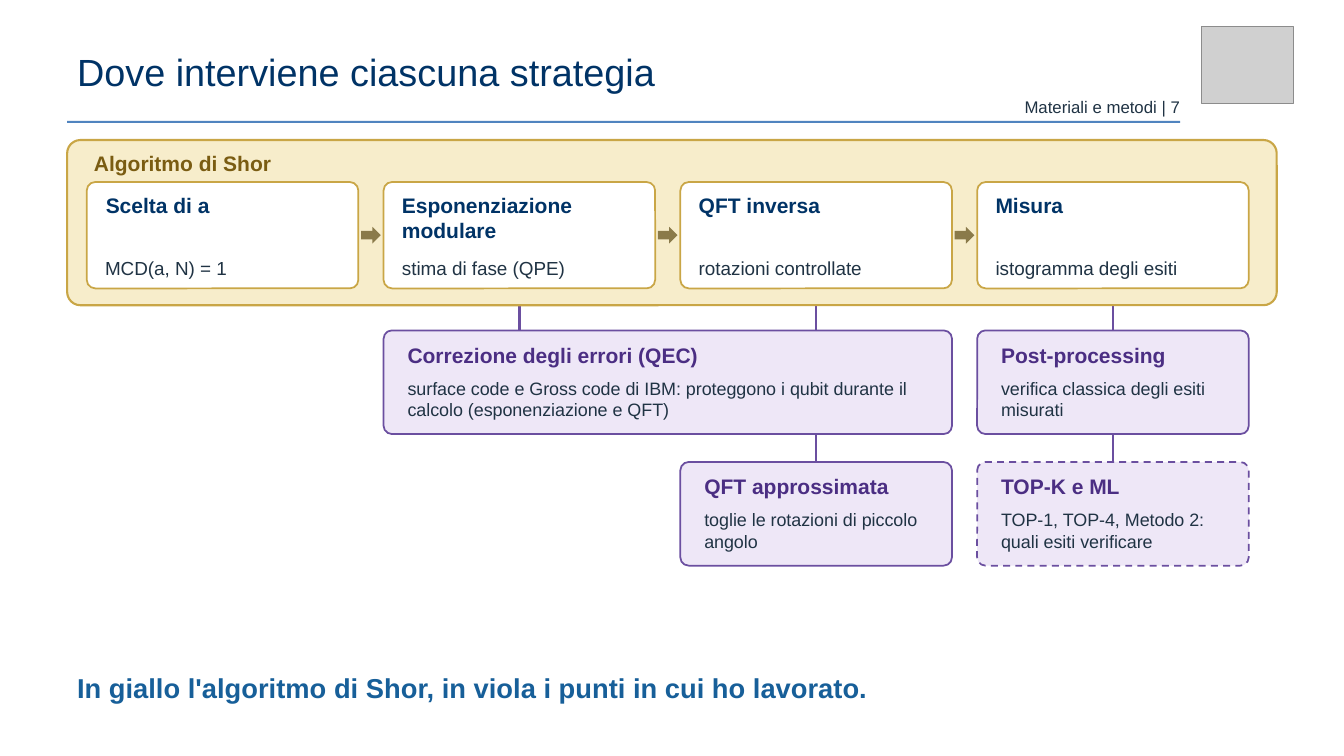
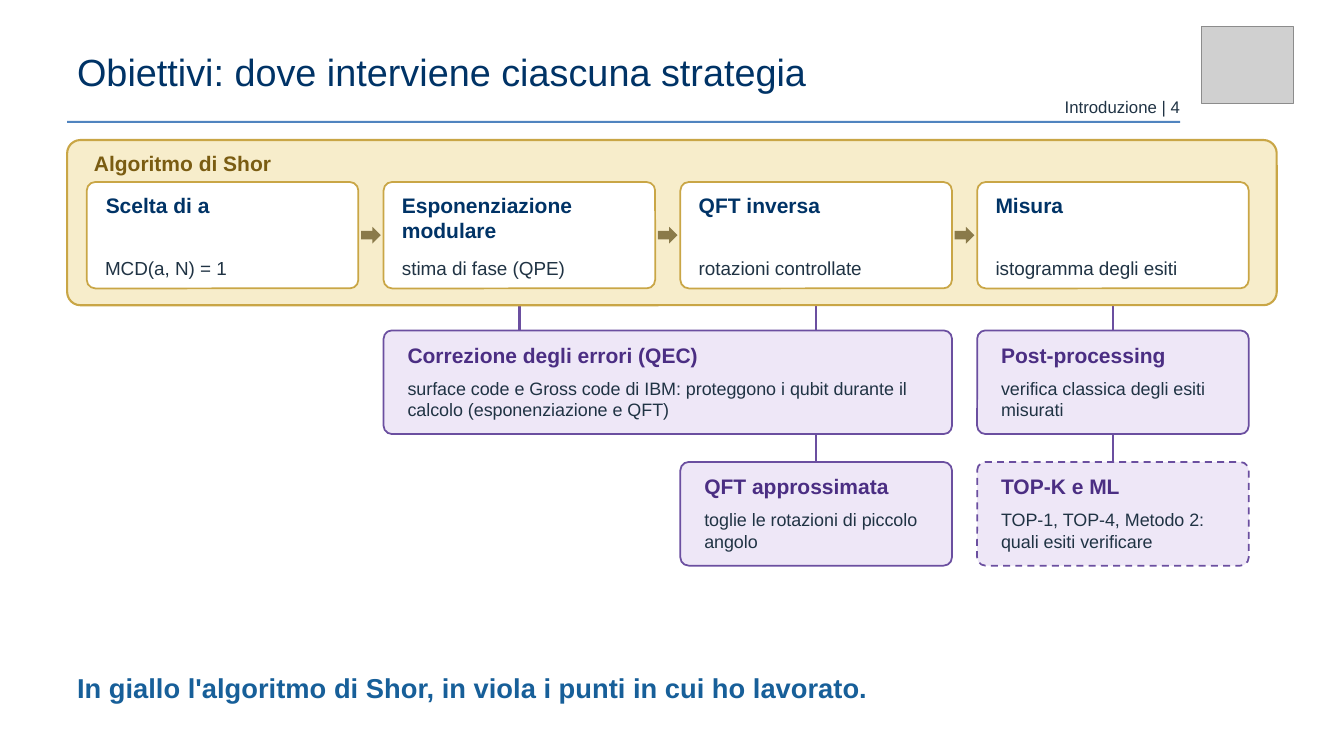
Before and after one commit to claudio-dragotta/shor-nisq-qec-thesis, a slide deck: slide 4 of presentazione/Dragotta Claudio - VERSIONE AGGIORNATA.pptx (slide 7 before the commit). Drawn at 1344x756 pixels with LibreOffice and Linux fonts; fonts in the diff are those of the drawing; grey boxes stand for pictures. Boxes give left, top, right and bottom in pixels: in the first picture for what was removed or moved away, otherwise in the second. Text is boxed around its words. In the diff, an @@ line names an element or a change of style, - is before the commit and + after.

```diff
--- a/presentazione/Dragotta Claudio - VERSIONE AGGIORNATA.pptx
+++ b/presentazione/Dragotta Claudio - VERSIONE AGGIORNATA.pptx
@@ text at (77, 58, 806, 94): text changed @@
-Dove interviene ciascuna strategia
+Obiettivi: dove interviene ciascuna strategia
@@ text at (1065, 101, 1180, 113): text changed @@
-Materiali e metodi | 7
+Introduzione | 4
```
Also in this commit, not shown: 12 other slides changed, 7 slides removed, 29 other files.
